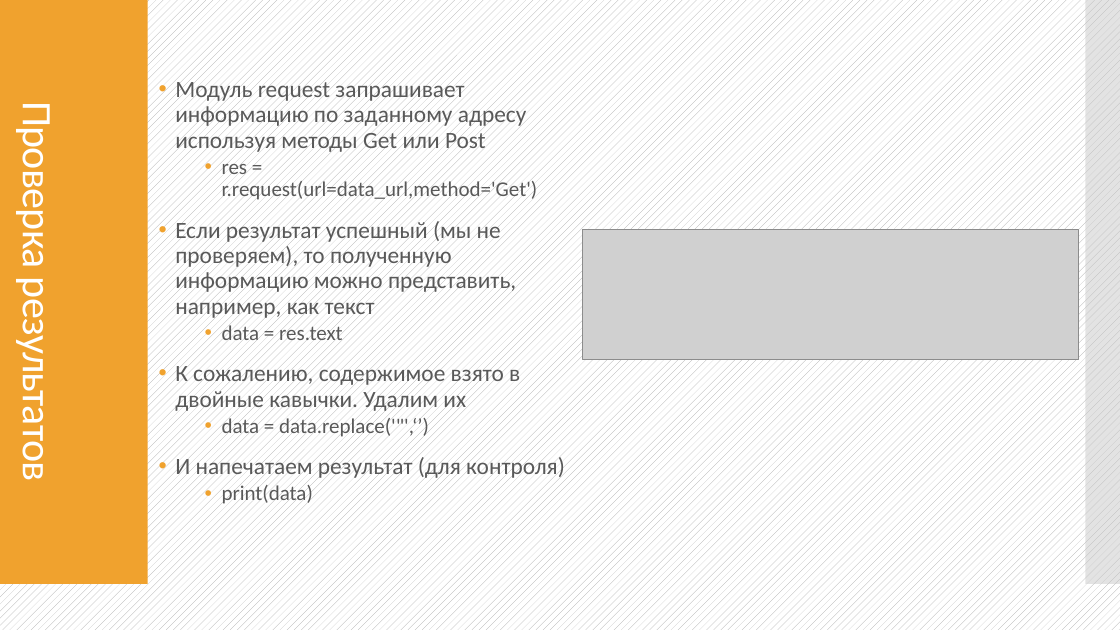
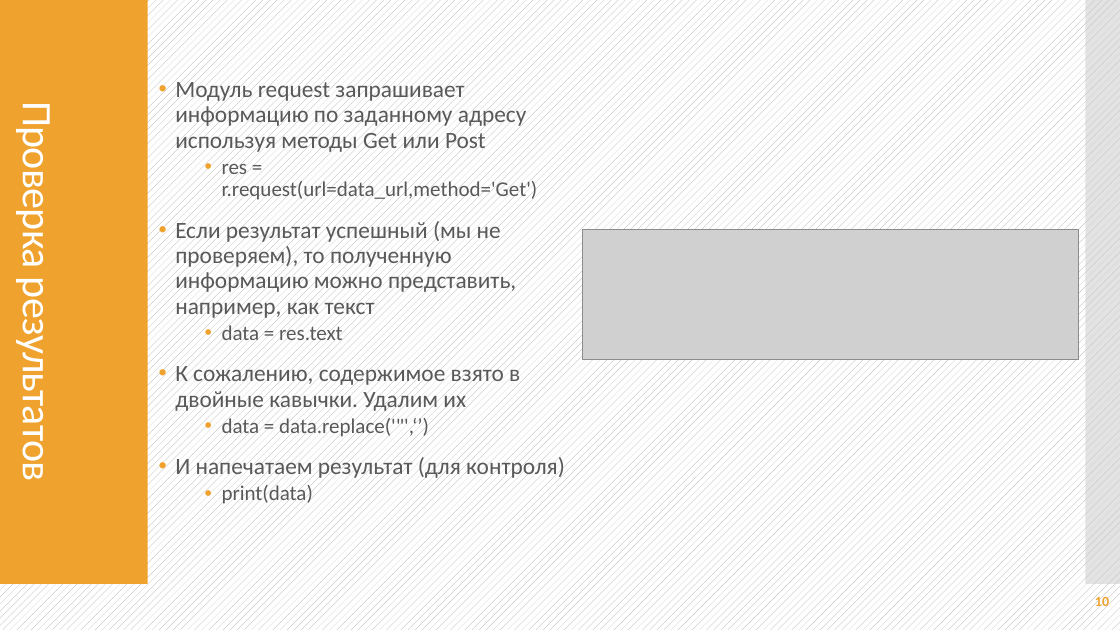
Before and after one commit to Alex-Samarkin/untitled13, a slide deck: slide 10 of 02 NUMPY 2.pptx. Drawn at 1120x630 pixels with LibreOffice and Linux fonts; fonts in the diff are those of the drawing; grey boxes stand for pictures. Boxes give left, top, right and bottom in pixels: in the first picture for what was removed or moved away, otherwise in the second. Text is boxed around its words. In the diff, an @@ line names an element or a change of style, - is before the commit and + after.

```diff
--- a/02 NUMPY 2.pptx
+++ b/02 NUMPY 2.pptx
@@ page number added at (1095,594,1109,606), 12 pt, text #F0A22E, bold @@
+10
```
Also in this commit, not shown: 18 other slides changed, 2 other files.
